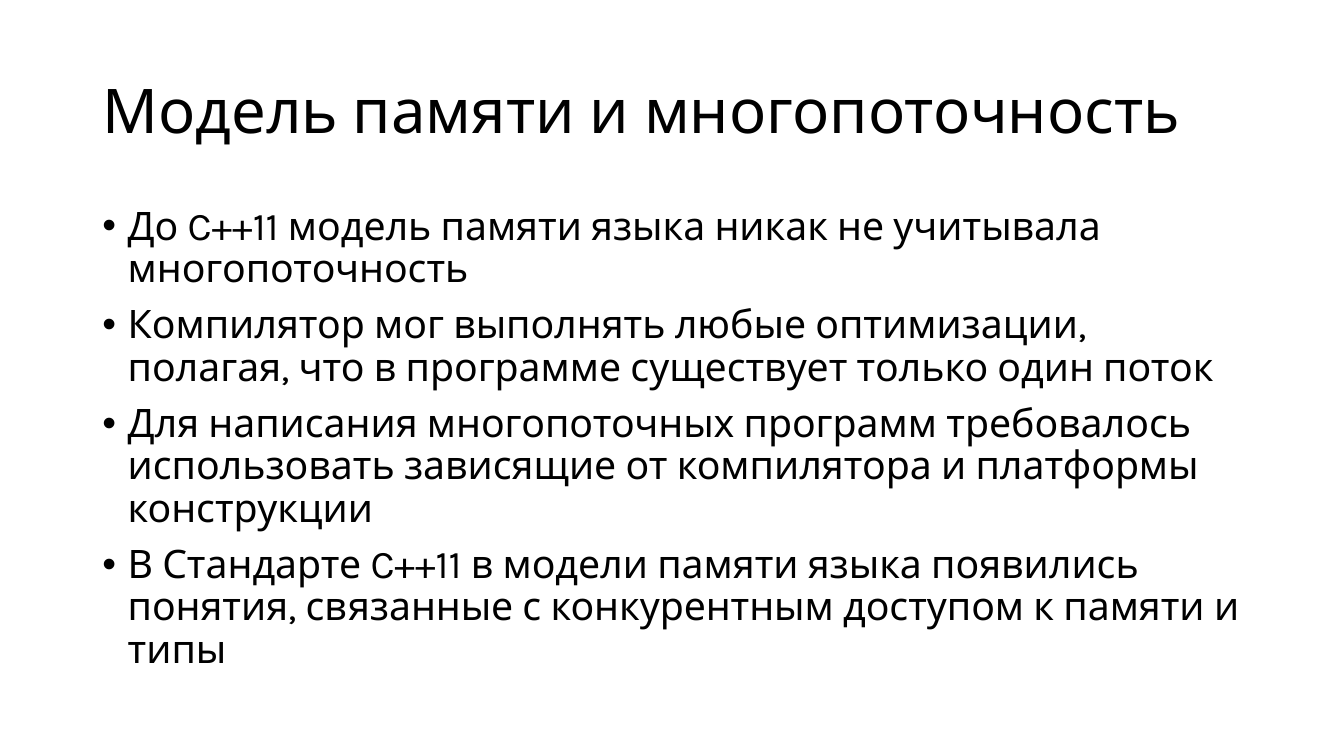
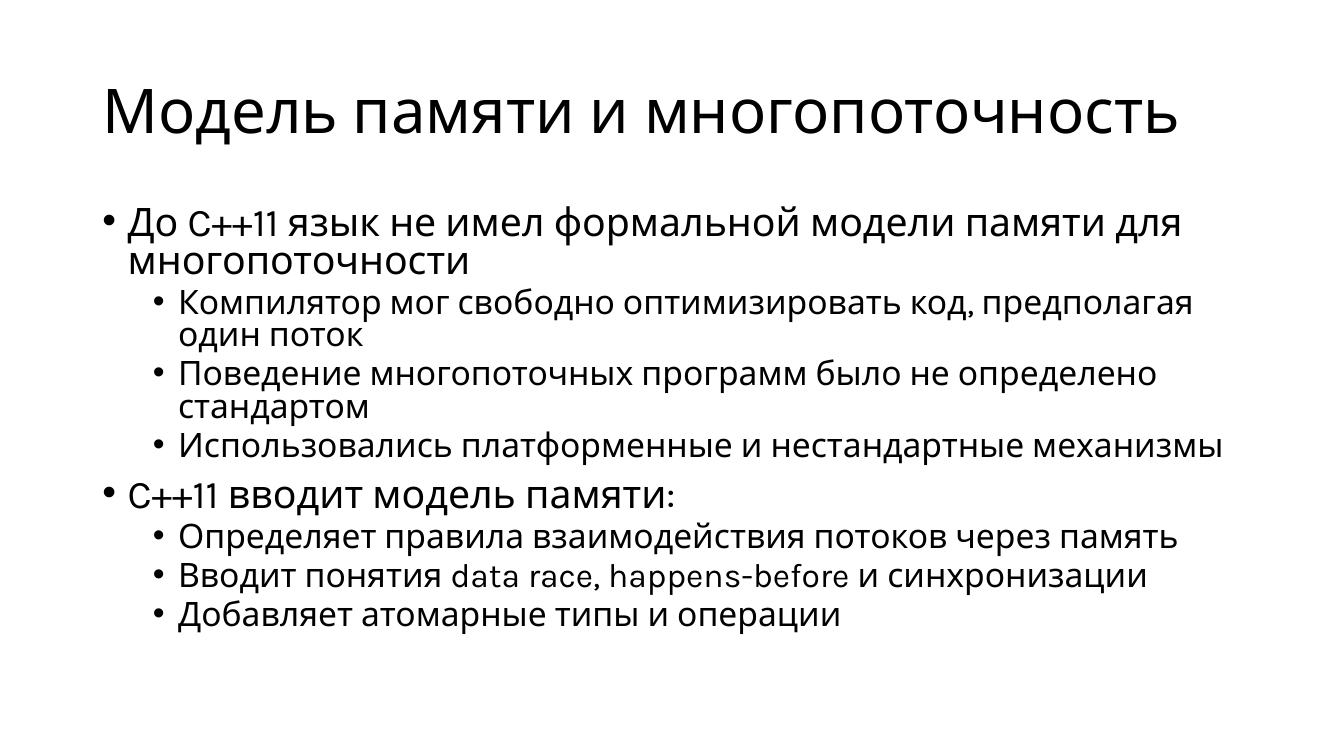
Before and after one commit to alexey-malov/pc, a slide deck: slide 11 of lectures/08/Модель памяти и атомарные операции.pptx (slide 12 before the commit). Drawn at 1344x756 pixels with LibreOffice and Linux fonts; fonts in the diff are those of the drawing. Boxes give left, top, right and bottom in pixels: in the first picture for what was removed or moved away, otherwise in the second. Text is boxed around its words. In the diff, an @@ line names an element or a change of style, - is before the commit and + after.

Commit message:
Обновил лекцию по дедлокам и моделям памяти

```diff
--- a/lectures/08/Модель памяти и атомарные операции.pptx
+++ b/lectures/08/Модель памяти и атомарные операции.pptx
@@ text at bbox=[128, 206, 1223, 634]: text changed; size 28 to 24 pt @@
-• До C++11 модель памяти языка никак не учитывала многопоточность
-• Компилятор мог выполнять любые оптимизации, полагая, что в программе существует только один поток
-• Для написания многопоточных программ требовалось использовать зависящие от компилятора и платформы конструкции
-• В Стандарте C++11 в модели памяти языка появились понятия, связанные с конкурентным доступом к памяти и типы
+• До C++11 язык не имел формальной модели памяти для многопоточности
+  • Компилятор мог свободно оптимизировать код, предполагая один поток
+  • Поведение многопоточных программ было не определено стандартом
+  • Использовались платформенные и нестандартные механизмы
+• C++11 вводит модель памяти:
+  • Определяет правила взаимодействия потоков через память
+  • Вводит понятия data race, happens-before и синхронизации
+  • Добавляет атомарные типы и операции
```
Also in this commit, not shown: 13 other slides changed, 1 slide added, 3 slides removed, 1 other file.
